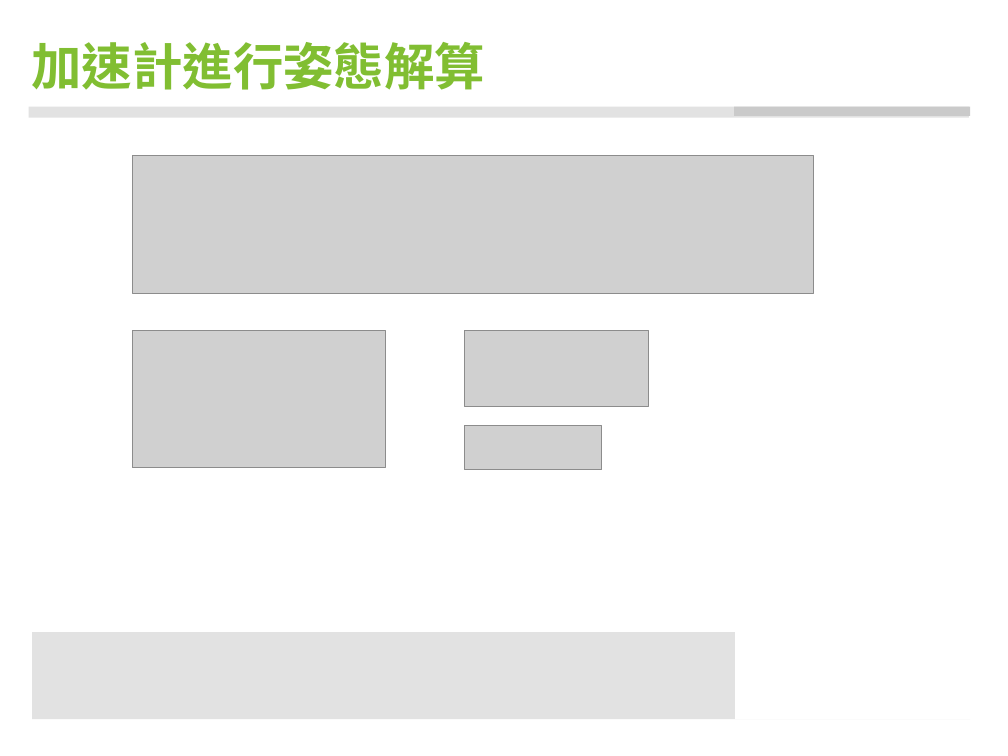
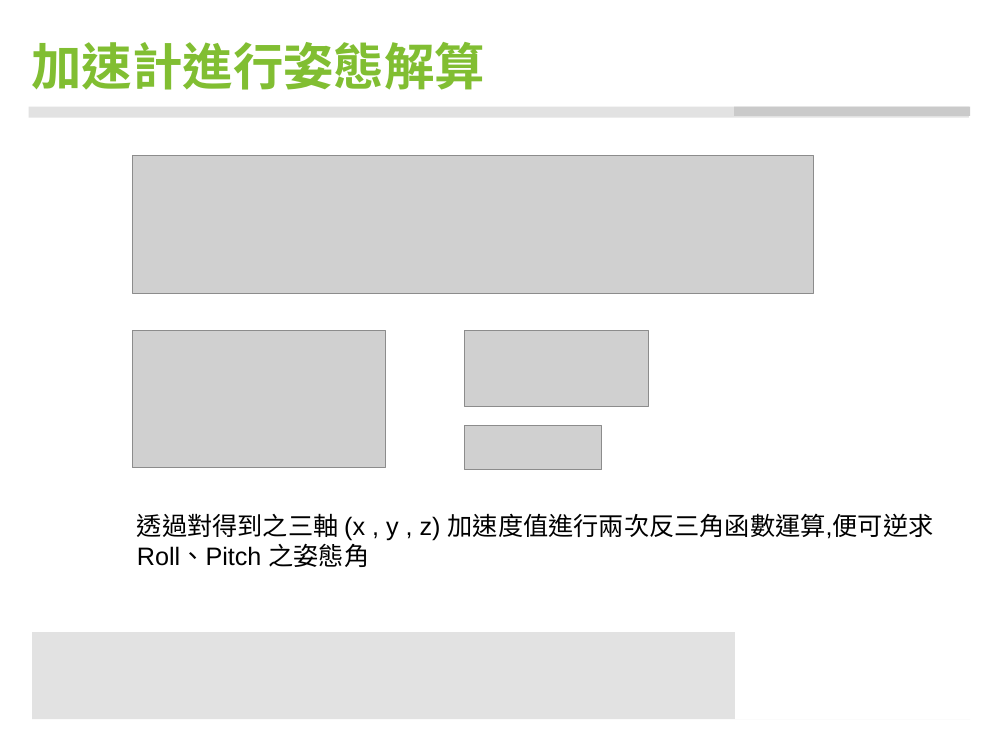
Before and after one commit to ccccjason/VR, a slide deck: slide 14 of data/my_dcm/DCM.pptx. Drawn at 1008x756 pixels with LibreOffice and Linux fonts; fonts in the diff are those of the drawing; grey boxes stand for pictures; background and template pictures are left out. Boxes give left, top, right and bottom in pixels: in the first picture for what was removed or moved away, otherwise in the second. Text is boxed around its words. In the diff, an @@ line names an element or a change of style, - is before the commit and + after.

```diff
--- a/data/my_dcm/DCM.pptx
+++ b/data/my_dcm/DCM.pptx
@@ text added at bbox=[137, 513, 934, 567], 18 pt, text #000000 @@
+透過對得到之三軸 (x , y , z) 加速度值進行兩次反三角函數運算,便可逆求
+Roll、Pitch 之姿態角
```
Also in this commit, not shown: 1 other slide changed.
